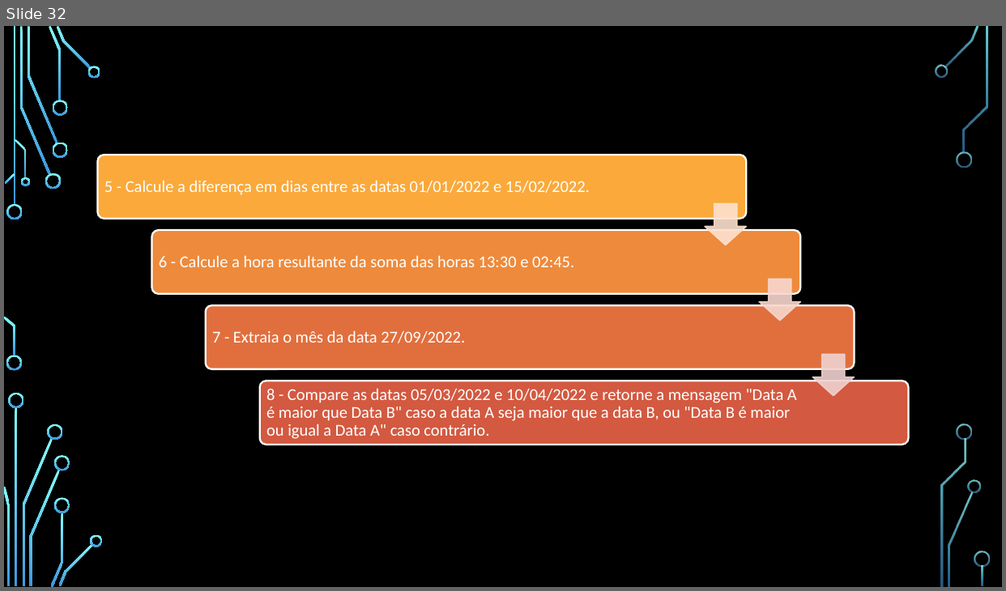
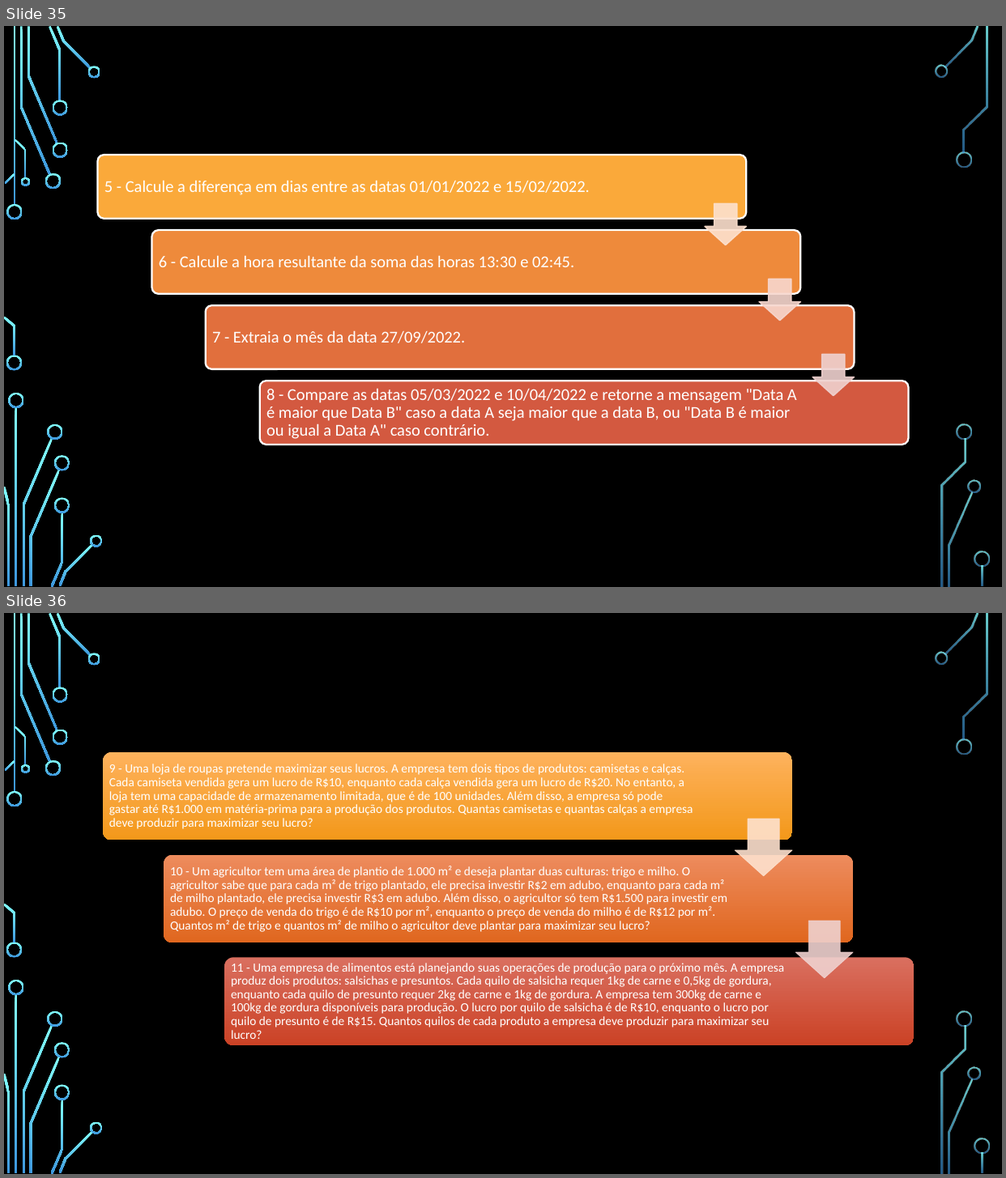
Before and after one commit to VitorKaviski/Curso_Kaviski_Excel_Basico_ao_Avancado, a slide deck: Curso Excel/Intermediário/Aula 1/Aula 1 - Excel/Curso Excel - Intermediário.pptx. Shown one above the other, each under a label of ours: slide 32 before the commit, slides 35 and 36 after it. The pictures are 1006x591 and 1006x1178 pixels, drawn with LibreOffice and Linux fonts; fonts in the diff are those of the drawing; background and template pictures are left out. Boxes give left, top, right and bottom in pixels: in the first picture for what was removed or moved away, otherwise in the second. Text is boxed around its words. In the diff, an @@ line names an element or a change of style, - is before the commit and + after.

```diff
--- a/Curso Excel/Intermediário/Aula 1/Aula 1 - Excel/Curso Excel - Intermediário.pptx
+++ b/Curso Excel/Intermediário/Aula 1/Aula 1 - Excel/Curso Excel - Intermediário.pptx
@@ slide 36 added at [4, 613, 1002, 1174], background picture (left out); not listed: 36 template elements that a slide beside it also shows @@
@@ group added at [103, 752, 914, 1046]: 3 rounded rectangles, 3 texts, 2 down arrows @@
+9 - Uma loja de roupas pretende maximizar seus lucros. A empresa tem dois tipos de produtos: camisetas e calças. Cada camiseta vendida gera um lucro de R$10, enquanto cada calça vendida gera um lucro de R$20. No entanto, a loja tem uma capacidade de armazenamento limitada, que é de 100 unidades. Além disso, a empresa só pode gastar até R$1.000 em matéria-prima para a produção dos produtos. Quantas camisetas e quantas calças a empresa deve produzir para maximizar seu lucro?
+10 - Um agricultor tem uma área de plantio de 1.000 m² e deseja plantar duas culturas: trigo e milho. O agricultor sabe que para cada m² de trigo plantado, ele precisa investir R$2 em adubo, enquanto para cada m² de milho plantado, ele precisa investir R$3 em adubo. Além disso, o agricultor só tem R$1.500 para investir em adubo. O preço de venda do trigo é de R$10 por m², enquanto o preço de venda do milho é de R$12 por m². Quantos m² de trigo e quantos m² de milho o agricultor deve plantar para maximizar seu lucro?
+11 - Uma empresa de alimentos está planejando suas operações de produção para o próximo mês. A empresa produz dois produtos: salsichas e presuntos. Cada quilo de salsicha requer 1kg de carne e 0,5kg de gordura, enquanto cada quilo de presunto requer 2kg de carne e 1kg de gordura. A empresa tem 300kg de carne e 100kg de gordura disponíveis para produção. O lucro por quilo de salsicha é de R$10, enquanto o lucro por quilo de presunto é de R$15. Quantos quilos de cada produto a empresa deve produzir para maximizar seu lucro?
@@ what was slide 32 is now slide 35 @@
```
Also in this commit, not shown: 2 slides changed, 6 other slides added, 9 slides removed, 1 other file.
